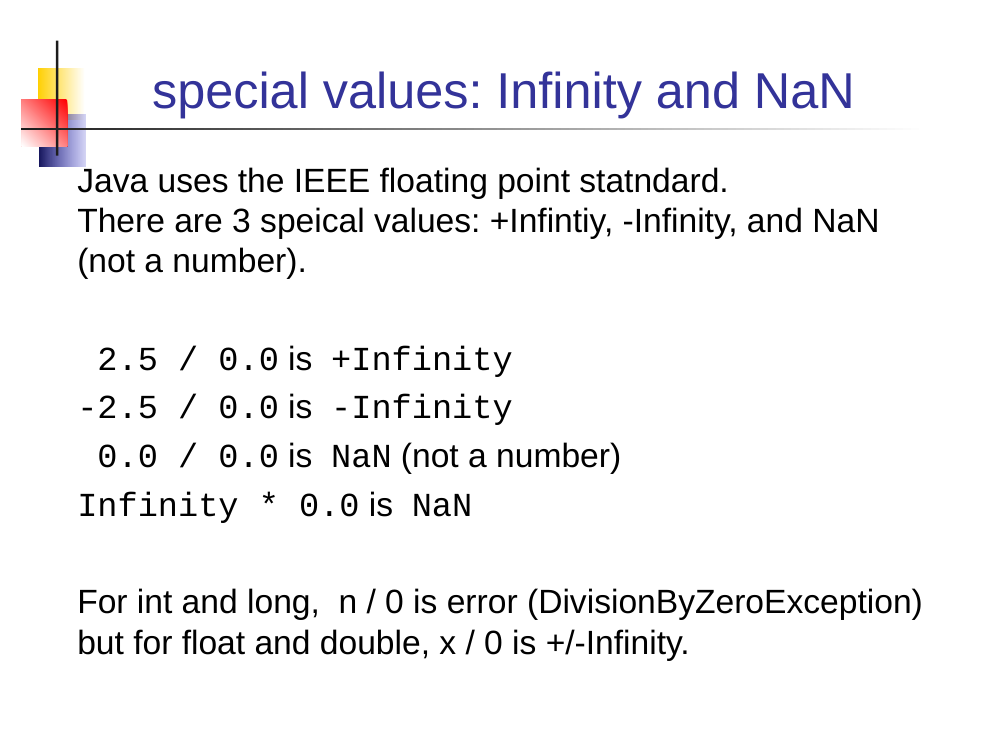
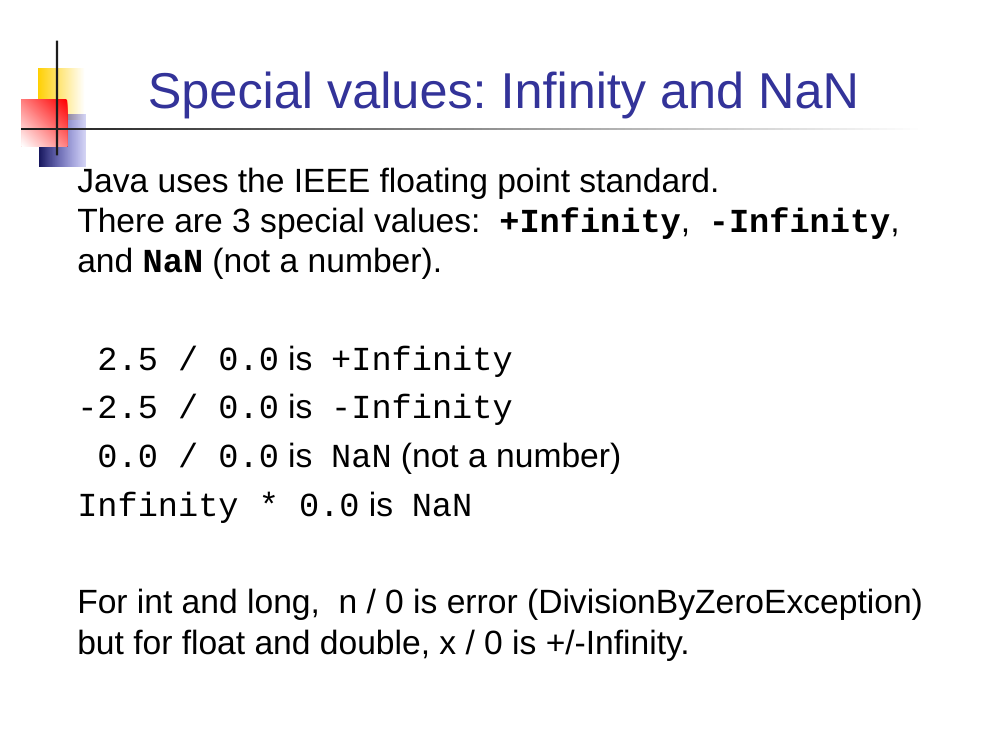
Before and after one commit to cpske/programming1, a slide deck: slide 12 of week2/3-Primitive-Datatypes.ppt. Drawn at 1008x756 pixels with LibreOffice and Linux fonts; fonts in the diff are those of the drawing. Boxes give left, top, right and bottom in pixels: in the first picture for what was removed or moved away, otherwise in the second. Text is boxed around its words. In the diff, an @@ line names an element or a change of style, - is before the commit and + after.

Commit message:
fix typos in primitives slides

```diff
--- a/week2/3-Primitive-Datatypes.ppt
+++ b/week2/3-Primitive-Datatypes.ppt
@@ title at (148, 71, 859, 118): text changed @@
-special values: Infinity and NaN
+Special values: Infinity and NaN
@@ text at (77, 165, 900, 279): text changed @@
-Java uses the IEEE floating point statndard.
-There are 3 speical values: +Infintiy, -Infinity, and NaN (not a number).
+Java uses the IEEE floating point standard.
+There are 3 special values: +Infinity, -Infinity, and NaN (not a number).
```
Also in this commit, not shown: 10 other slides changed, 1 slide added, 1 other file.
